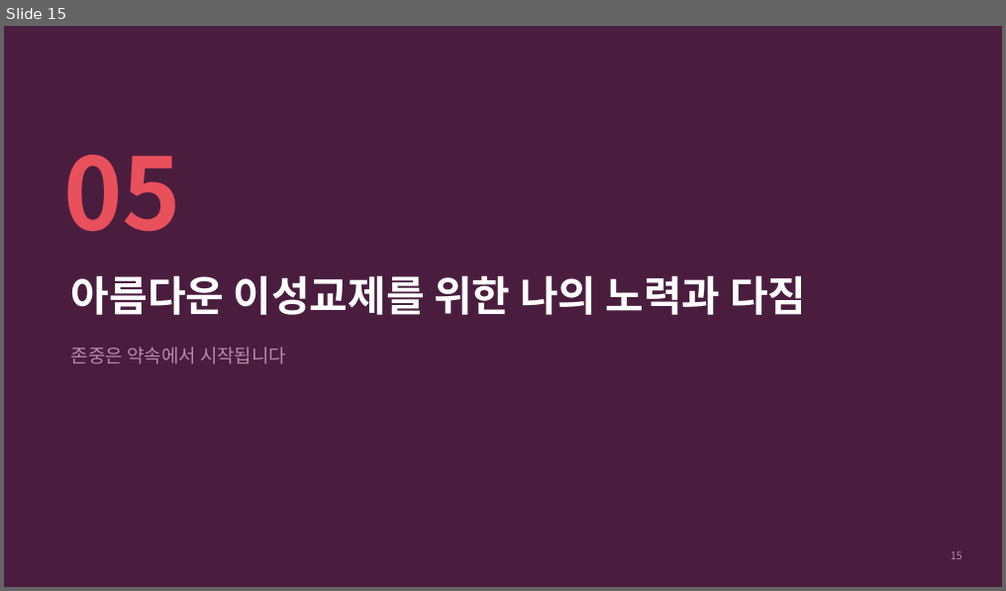
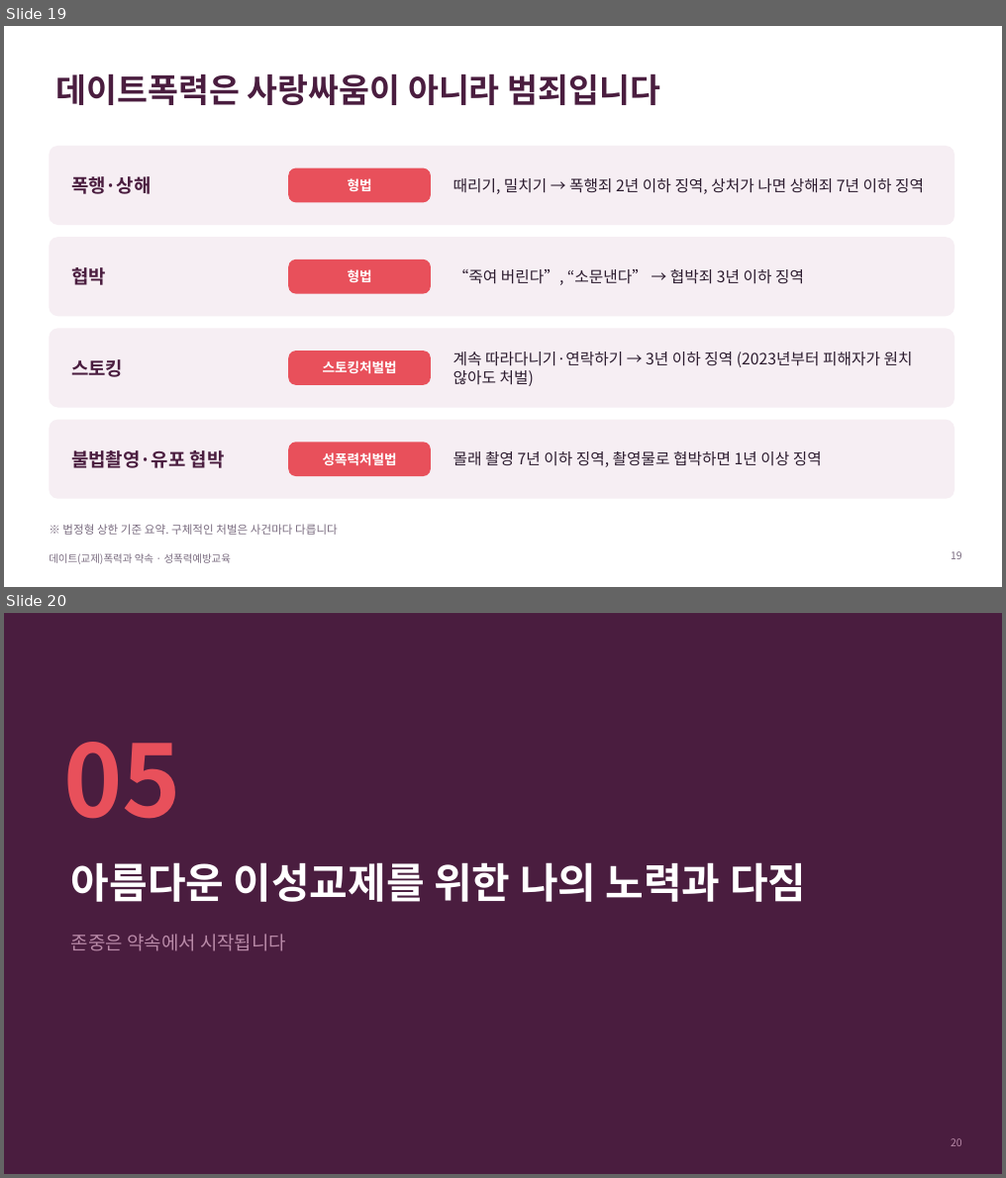
Before and after one commit to ash1234a/security-research-learning, a slide deck: 데이트폭력과_약속.pptx. Shown one above the other, each under a label of ours: slide 15 before the commit, slides 19 and 20 after it. The pictures are 1006x591 and 1006x1178 pixels, drawn with LibreOffice and Linux fonts; fonts in the diff are those of the drawing. Boxes give left, top, right and bottom in pixels: in the first picture for what was removed or moved away, otherwise in the second. Text is boxed around its words. In the diff, an @@ line names an element or a change of style, - is before the commit and + after.

```diff
--- a/데이트폭력과_약속.pptx
+++ b/데이트폭력과_약속.pptx
@@ slide 19 added at (4,26,1002,587), background #FFFFFF @@
@@ title added at (56,74,660,105), 32 pt, text #4A1D3F, bold @@
+데이트폭력은 사랑싸움이 아니라 범죄입니다
@@ rounded rectangle added at (49,146,954,225), fill #F6EEF3 @@
@@ rounded rectangle added at (288,169,431,202), fill #E8505B @@
@@ text added at (71,176,152,194), 18 pt, text #4A1D3F, bold @@
+폭행·상해
@@ text added at (348,178,372,191), 13 pt, text #FFFFFF, bold @@
+형법
@@ text added at (453,178,924,194), 15 pt, text #2B1B2E @@
+때리기, 밀치기 → 폭행죄 2년 이하 징역, 상처가 나면 상해죄 7년 이하 징역
@@ rounded rectangle added at (49,237,954,316), fill #F6EEF3 @@
@@ rounded rectangle added at (288,260,431,294), fill #E8505B @@
@@ text added at (71,268,106,285), 18 pt, text #4A1D3F, bold @@
+협박
@@ text added at (348,270,372,282), 13 pt, text #FFFFFF, bold @@
+형법
@@ text added at (453,270,804,285), 15 pt, text #2B1B2E @@
+“죽여 버린다”, “소문낸다” → 협박죄 3년 이하 징역
@@ rounded rectangle added at (49,329,954,408), fill #F6EEF3 @@
@@ rounded rectangle added at (288,351,431,385), fill #E8505B @@
@@ text added at (453,352,913,386), 15 pt, text #2B1B2E @@
+계속 따라다니기·연락하기 → 3년 이하 징역 (2023년부터 피해자가 원치 않아도 처벌)
@@ text added at (71,360,123,377), 18 pt, text #4A1D3F, bold @@
+스토킹
@@ text added at (323,361,397,373), 13 pt, text #FFFFFF, bold @@
+스토킹처벌법
@@ rounded rectangle added at (49,420,954,499), fill #F6EEF3 @@
@@ text added at (71,451,225,469), 18 pt, text #4A1D3F, bold @@
+불법촬영·유포 협박
@@ rounded rectangle added at (288,442,431,476), fill #E8505B @@
@@ text added at (323,453,397,466), 13 pt, text #FFFFFF, bold @@
+성폭력처벌법
@@ text added at (453,452,822,468), 15 pt, text #2B1B2E @@
+몰래 촬영 7년 이하 징역, 촬영물로 협박하면 1년 이상 징역
@@ text added at (62,524,338,535), 11 pt, text #7A6C80 @@
+※ 법정형 상한 기준 요약. 구체적인 처벌은 사건마다 다릅니다
@@ text added at (49,554,231,565), 10 pt, text #7A6C80 @@
+데이트(교제)폭력과 약속 · 성폭력예방교육
@@ page number added at (950,552,962,560), 10 pt, text #7A6C80 @@
+19
@@ what was slide 15 is now slide 20 @@
@@ page number at (950,1139,962,1147): text changed @@
-15
+20
```
Also in this commit, not shown: 1 slide changed, 6 other slides added.
